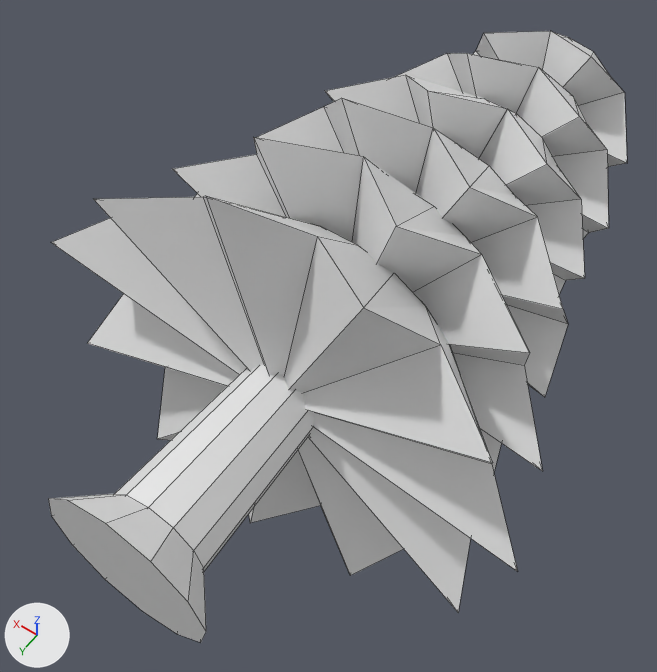
One commit to the OBJ model landstalker/data/proxies/plant_pine.obj: the scene before it, then after it.
The view is the same before and after, from a camera (50 mm lens) standing at (-19.1, 7.9, 33.2) and looking at (-1.5, -16.7, -5.5). The lights are fixed; the arrows at lower left show +X, +Y and +Z. The picture after the commit comes second. Mesh edges are drawn as thin lines. Where no turn or scale is listed for an object, it has been applied to the vertices.

Names of what the first picture shows: 'plant_pine'.
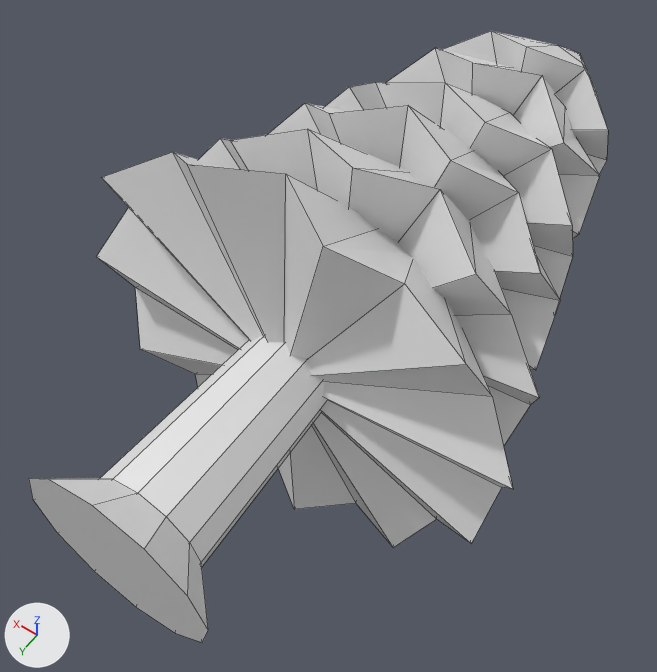
What differs and where, as boxes [x1, y1, x2, y2] in the pictures (657 x 672 px; the box of a moved part takes in the faces that stretch with it):
'plant_pine', reshaped: before [49, 31, 627, 642]; after [29, 31, 608, 642]
part 1 of me_plant_pine, moved or reshaped: before [115, 365, 315, 571]; after [101, 335, 328, 566]
part 2 of me_plant_pine, moved or reshaped: before [49, 494, 206, 642]; after [29, 478, 208, 642]
part 3 of me_plant_pine, moved or reshaped: before [51, 31, 627, 612]; after [96, 31, 608, 548]

Diff of the bpy script that builds the scene:
```diff
--- a/landstalker/data/proxies/plant_pine.obj.py
+++ b/landstalker/data/proxies/plant_pine.obj.py
@@ me_plant_pine @@
 # used by ob_plant_pine; location = (0.0, 0.0, 0.0)
-me_plant_pine.from_pydata(...)  # 264 vertices, 334 faces; spans x -16.4..10.1, y -44.3..0.0, z -15.5..9.9
+me_plant_pine.from_pydata(...)  # 264 vertices, 334 faces; spans x -14.7..9.4, y -43.7..0.0, z -14.8..9.0
+# me_plant_pine part 1: the loose piece of 24 vertices spanning x -5.6..-0.4, y -13.0..-1.5, z -5.6..-0.4 is scaled about its middle by (1.13, 1.09, 1.13), then moved by (0.4, -0.5, 0.4)
+# me_plant_pine part 2: the loose piece of 24 vertices spanning x -7.4..1.4, y -2.0..0.0, z -7.4..1.4 is scaled about its middle by (1.13, 1, 1.13), then moved by (0.4, 0.0, 0.4)
+# me_plant_pine part 3: 216 of 264 vertices moved; they spanned x -16.4..10.1, y -44.3..-9.2, z -15.5..9.9 and now span x -14.7..9.4, y -43.7..-11.1, z -14.8..9.0; mean shift (0.4, -0.2, 0.4); largest move (-14.5, -9.5, -10.3) -> (-11.7, -11.3, 6.0)
```
